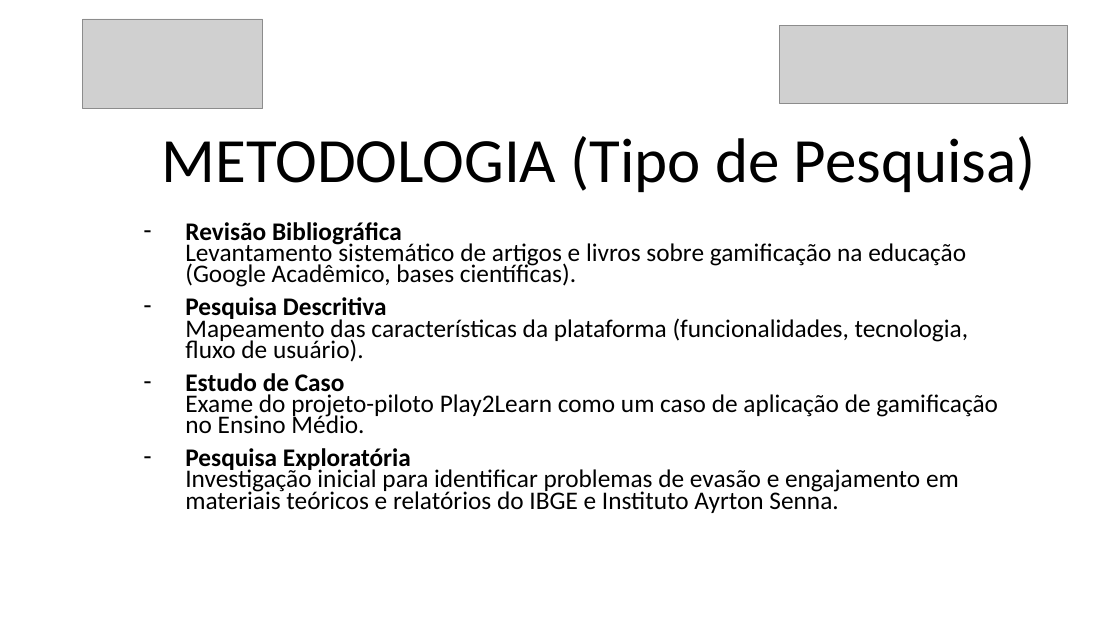
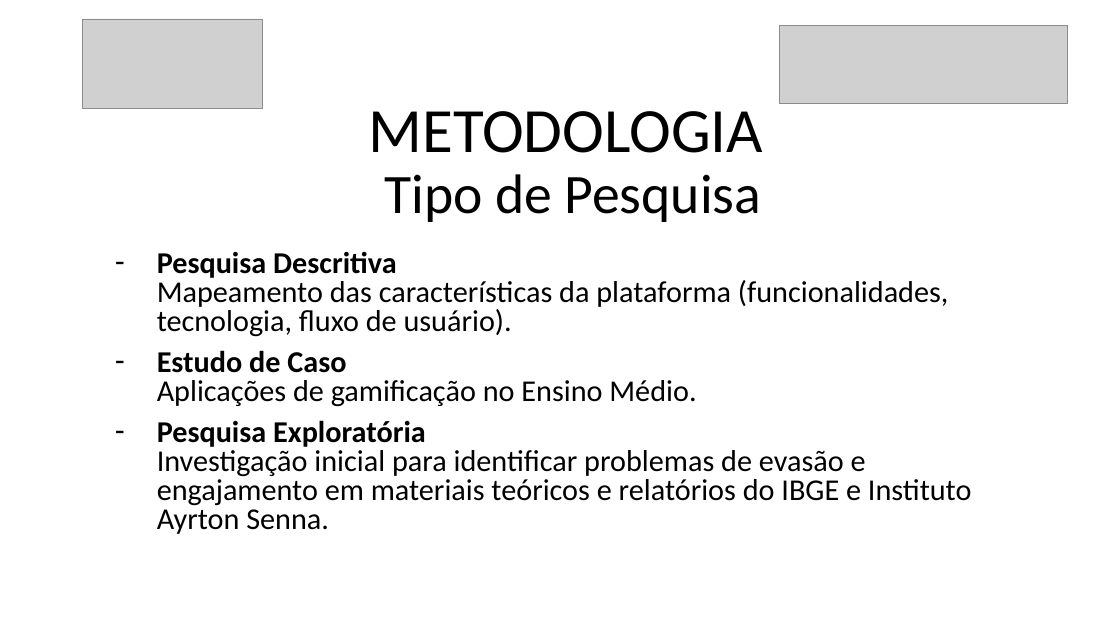
Before and after one commit to danilovaz7/curso-tecnico, a slide deck: slide 7 of liceu/3semestre/projeto integrador/tcc slide.pptx. Drawn at 1120x630 pixels with LibreOffice and Linux fonts; fonts in the diff are those of the drawing; grey boxes stand for pictures. Boxes give left, top, right and bottom in pixels: in the first picture for what was removed or moved away, otherwise in the second. Text is boxed around its words. In the diff, an @@ line names an element or a change of style, - is before the commit and + after.

```diff
--- a/liceu/3semestre/projeto integrador/tcc slide.pptx
+++ b/liceu/3semestre/projeto integrador/tcc slide.pptx
@@ title at (x1=369, y1=111, x2=763, y2=222): text changed; size 54 to 47.7 pt @@
-METODOLOGIA (Tipo de Pesquisa)
+METODOLOGIA
+Tipo de Pesquisa
@@ subtitle at (x1=185, y1=222, x2=966, y2=287): paragraph removed @@
-– Revisão Bibliográfica
-  Levantamento sistemático de artigos e livros sobre gamificação na educação (Google Acadêmico, bases científicas).
@@ subtitle "Pesquisa Descritiva Mapeamento das características ..." moved from (x1=185, y1=222, x2=998, y2=513) to (x1=157, y1=251, x2=972, y2=534) @@
@@ subtitle at (x1=157, y1=251, x2=972, y2=534): size 21.7 to 25.9 pt in "Pesquisa Descritiva Mapeamento das características da plataf ...", "Pesquisa Exploratória Investigação inicial para identificar  ..."; line spacing 0.7 to 0.8 @@
@@ subtitle at (x1=157, y1=350, x2=696, y2=407): text changed; size 21.7 to 25.9 pt @@
-– Estudo de Caso
-  Exame do projeto-piloto Play2Learn como um caso de aplicação de gamificação no Ensino Médio.
+– Estudo de Caso
+  Aplicações de gamificação no Ensino Médio.
```
Also in this commit, not shown: 11 other slides changed, 1 slide added, 1 slide removed.
